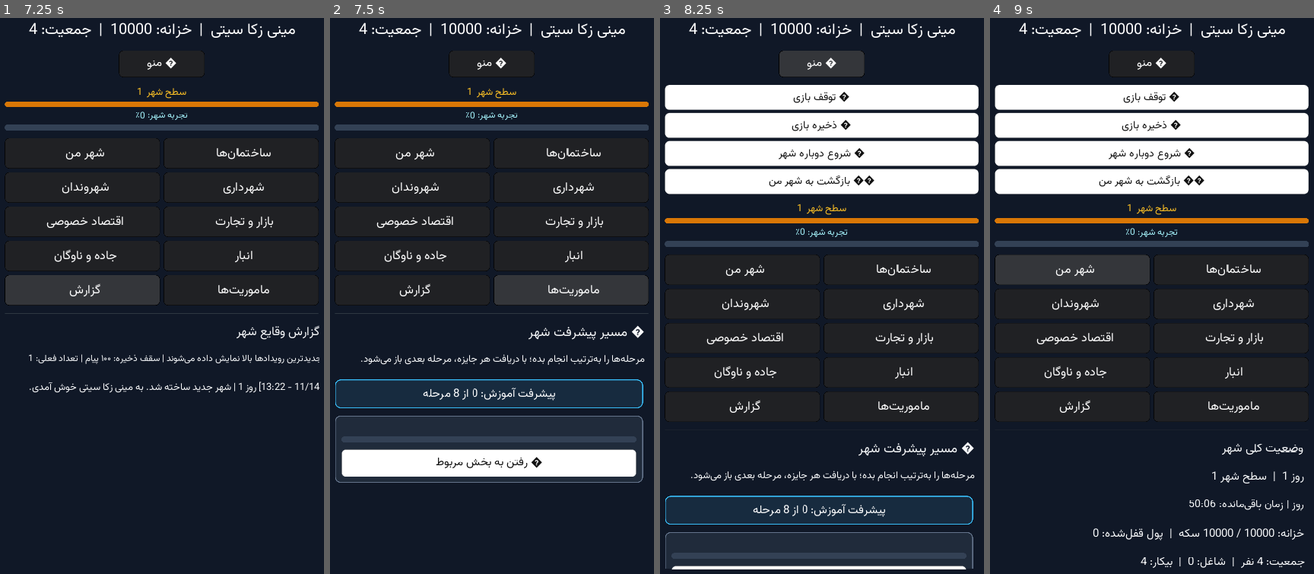
Above: before the commit, frames 1-4 (left to right).
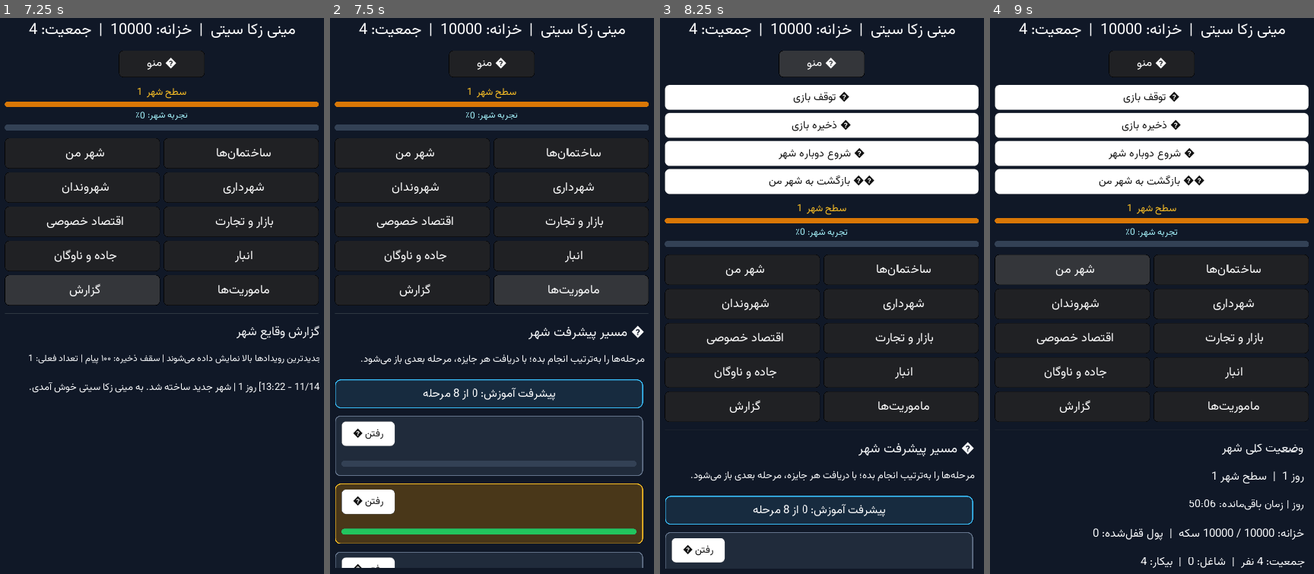
Above: after the commit, the same moments.

Repository: zekainstabot/mini-zeka-city
Game: Godot game, scene res://Main.tscn
The game is run twice, just before and just after one commit, with the same random seed, the same clock (stepped at 60 frames per second) and the same inputs.
Inputs:
- Up to frame 1 (7.25 s): click "ﻦﻣ ﺮﻬﺷ" at 0.5 s; click "ﺎﻫ‌ﻥﺎﻤﺘﺧﺎﺳ" at 1.25 s; click "ﻥﺍﺪﻧﻭﺮﻬﺷ" at 2 s; click "ﯼﺭﺍﺩﺮﻬﺷ" at 2.75 s; click "ﯽﺻﻮﺼﺧ ﺩﺎﺼﺘﻗﺍ" at 3.5 s; click "ﺕﺭﺎﺠﺗ ﻭ ﺭﺍﺯﺎﺑ" at 4.25 s; click "ﻥﺎﮔﻭﺎﻧ ﻭ ﻩﺩﺎﺟ" at 5 s; click "ﺭﺎﺒﻧﺍ" at 5.75 s; click "ﺵﺭﺍﺰﮔ" at 6.5 s
- Up to frame 2 (7.5 s): click "ﺎﻫ‌ﺖﯾﺭﻮﻣﺎﻣ" at 7.25 s
- Up to frame 3 (8.25 s): click "ﻮﻨﻣ ☰" at 8 s
- Up to frame 4 (9 s): click "ﻦﻣ ﺮﻬﺷ" at 8.75 s

Frame 1 is identical in both runs. In frame 2, 17% of the frame differs, in the area x 1-97%, y 72-99%; in frame 3, 2.1%; in frame 4, nothing differs.

Commit message:
Show every mission with an inline navigation button

Diff:
--- a/scripts/Main.gd
+++ b/scripts/Main.gd
@@ -979,8 +979,6 @@
 			var visible_missions = 0
 			for mission_index in range(mission_list.size()):
 				var mission = mission_list[mission_index]
-				if not bool(mission.get("unlocked", false)):
-					continue
 				var definition = {}
 				for item in game.MISSION_DEFINITIONS:
 					if str(item.id) == str(mission.get("id", "")):
@@ -1017,7 +1015,18 @@
 				card_body.size_flags_horizontal = Control.SIZE_EXPAND_FILL
 				card_body.rect_clip_content = true
 				card_margin.add_child(card_body)
-				var status_text = "✓ جایزه دریافت شده" if is_claimed else ("🎁 جایزه آماده دریافت" if is_completed else "● در حال انجام")
+				var is_unlocked = bool(mission.get("unlocked", false))
+				var status_text = "✓ جایزه دریافت شده" if is_claimed else ("🎁 جایزه آماده دریافت" if is_completed else ("● در حال انجام" if is_unlocked else "🔒 پس از تکمیل مرحله قبلی باز می‌شود"))
+				var title_row = HBoxContainer.new()
+				title_row.add_constant_override("separation", 8)
+				card_body.add_child(title_row)
+				var go_button = Button.new()
+				go_button.text = PersianText.reshaper("رفتن ↗")
+				go_button.rect_min_size = Vector2(112, 52 if get_viewport_rect().size.x < 900 else 44)
+				_apply_font(go_button, 17 if get_viewport_rect().size.x < 900 else 15)
+				_style_button(go_button, false)
+				go_button.connect("pressed", self, "go_to_mission_target", [str(mission.get("id", ""))])
+				title_row.add_child(go_button)
 				var title_label = Label.new()
 				title_label.text = PersianText.reshaper(str(definition.title))
 				title_label.align = Label.ALIGN_RIGHT
@@ -1026,7 +1035,7 @@
 				title_label.size_flags_horizontal = Control.SIZE_EXPAND_FILL
 				_apply_font(title_label, 19)
 				title_label.add_color_override("font_color", Color("#86efac") if is_claimed else (Color("#fde68a") if is_completed else Color("#ffffff")))
-				card_body.add_child(title_label)
+				title_row.add_child(title_label)
 				var status_label = Label.new()
 				status_label.text = PersianText.reshaper(status_text)
 				status_label.align = Label.ALIGN_RIGHT
@@ -1081,15 +1090,7 @@
 					_apply_font(hint_label, 16)
 					hint_label.add_color_override("font_color", Color("#cbd5e1"))
 					card_body.add_child(hint_label)
-				var go_button = Button.new()
-				go_button.text = PersianText.reshaper("↗ رفتن به بخش مربوط")
-				go_button.rect_min_size = Vector2(0, 58 if get_viewport_rect().size.x < 900 else 50)
-				go_button.size_flags_horizontal = Control.SIZE_EXPAND_FILL
-				_apply_font(go_button, 19 if get_viewport_rect().size.x < 900 else 17)
-				_style_button(go_button, false)
-				go_button.connect("pressed", self, "go_to_mission_target", [str(mission.get("id", ""))])
-				card_body.add_child(go_button)
-				if is_completed and not is_claimed:
+				if is_unlocked and is_completed and not is_claimed:
 					var claim_button = Button.new()
 					claim_button.text = PersianText.reshaper("🎁 دریافت جایزه و باز کردن مرحله بعد")
 					claim_button.rect_min_size = Vector2(0, 58 if get_viewport_rect().size.x < 900 else 50)
